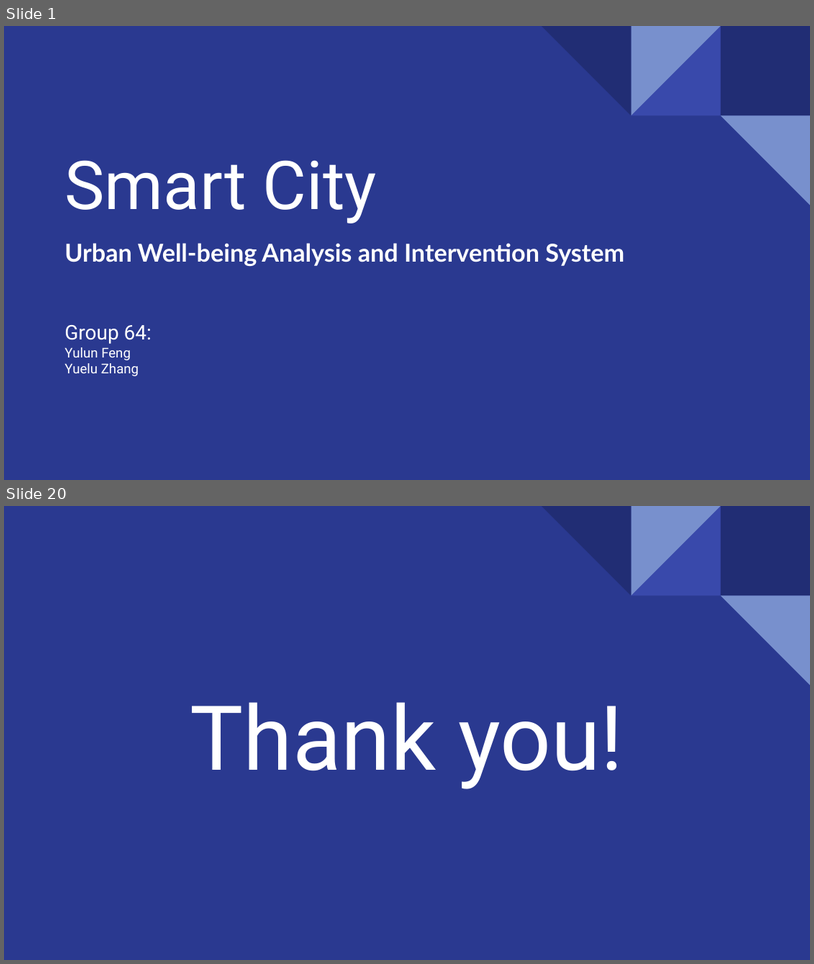
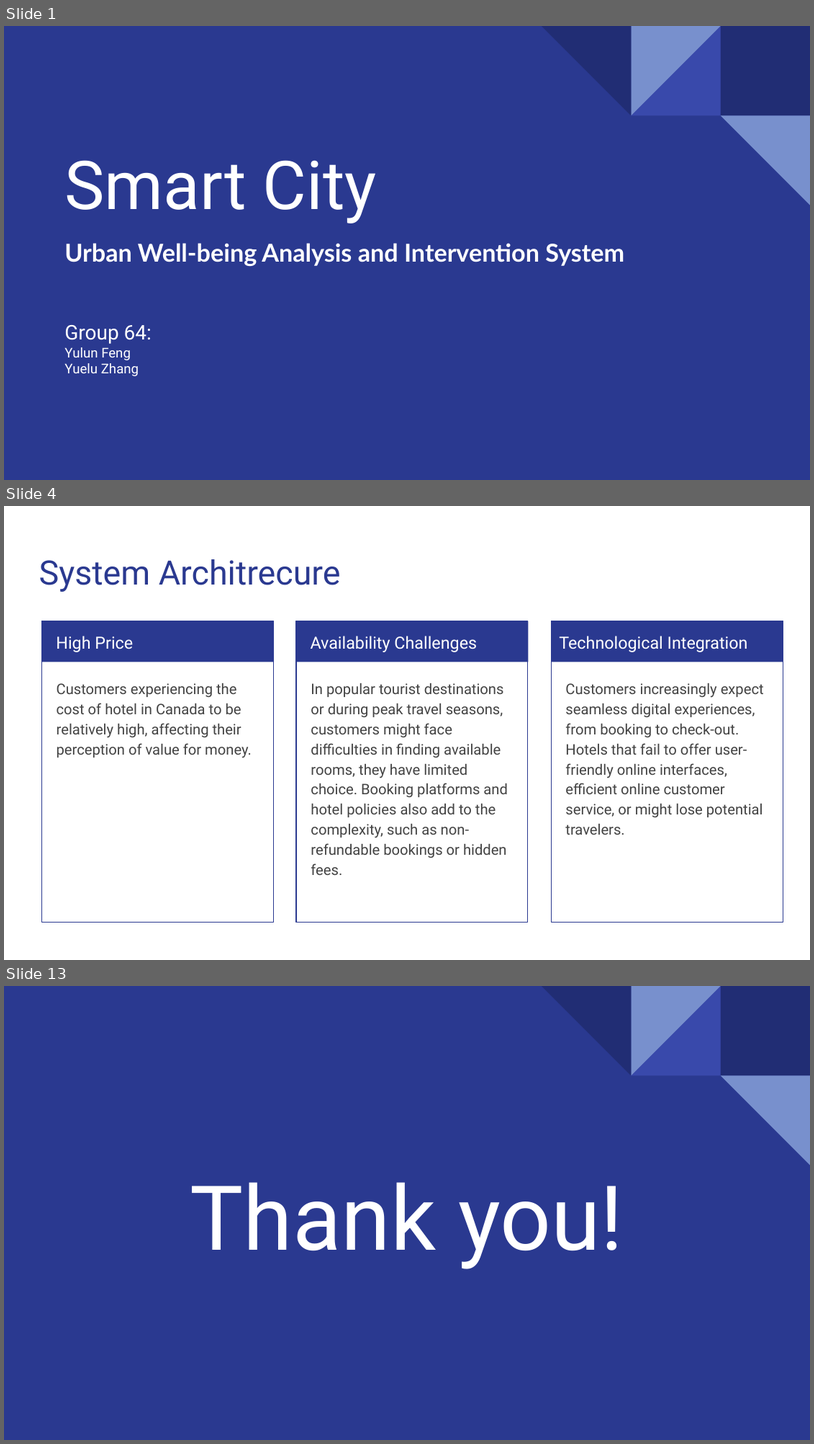
Before and after one commit to yfeng445/NEU, a slide deck: 1/INFO 5100/Asmts/Group Assignment 1/Deliverables/Presentation.pptx. Shown one above the other, each under a label of ours: slides 1 and 20 before the commit, slides 1, 4 and 13 after it; the slides between them are not shown. The pictures are 814x964 and 814x1444 pixels, drawn with LibreOffice and Linux fonts; fonts in the diff are those of the drawing; background and template pictures are left out. Boxes give left, top, right and bottom in pixels: in the first picture for what was removed or moved away, otherwise in the second. Text is boxed around its words. In the diff, an @@ line names an element or a change of style, - is before the commit and + after.

```diff
--- a/1/INFO 5100/Asmts/Group Assignment 1/Deliverables/Presentation.pptx
+++ b/1/INFO 5100/Asmts/Group Assignment 1/Deliverables/Presentation.pptx
@@ slide 4 added at [4, 506, 810, 960], background #FFFFFF @@
@@ title added at [39, 559, 341, 592], 30 pt, text #2A3990 @@
+System Architrecure
@@ rectangle added at [42, 620, 274, 662], fill #2A3990 @@
@@ rectangle added at [42, 620, 274, 922], outline #2A3990 0.75 pt @@
@@ rectangle added at [296, 620, 528, 922], outline #2A3990 0.75 pt @@
@@ rectangle added at [297, 620, 529, 662], fill #2A3990 @@
@@ rectangle added at [551, 620, 784, 922], outline #2A3990 0.75 pt @@
@@ rectangle added at [551, 620, 784, 662], fill #2A3990 @@
@@ text added at [56, 636, 133, 652], 15 pt, text #FFFFFF @@
+High Price
@@ text added at [311, 636, 477, 652], 15 pt, text #FFFFFF @@
+Availability Challenges
@@ text added at [559, 636, 748, 652], 15 pt, text #FFFFFF @@
+Technological Integration
@@ text added at [57, 683, 252, 758], 13 pt, text #434343 @@
+Customers experiencing the cost of hotel in Canada to be relatively high, affecting their perception of value for money.
@@ text added at [311, 683, 507, 875], 13 pt, text #434343 @@
+In popular tourist destinations or during peak travel seasons, customers might face difficulties in finding available rooms, they have limited choice. Booking platforms and hotel policies also add to the complexity, such as non-refundable bookings or hidden fees.
@@ text added at [566, 683, 764, 834], 13 pt, text #434343 @@
+Customers increasingly expect seamless digital experiences, from booking to check-out. Hotels that fail to offer user-friendly online interfaces, efficient online customer service, or might lose potential travelers.
@@ what was slide 20 is now slide 13 @@
```
Also in this commit, not shown: 3 slides changed, 7 other slides added, 4 slides removed, 1 other file.
